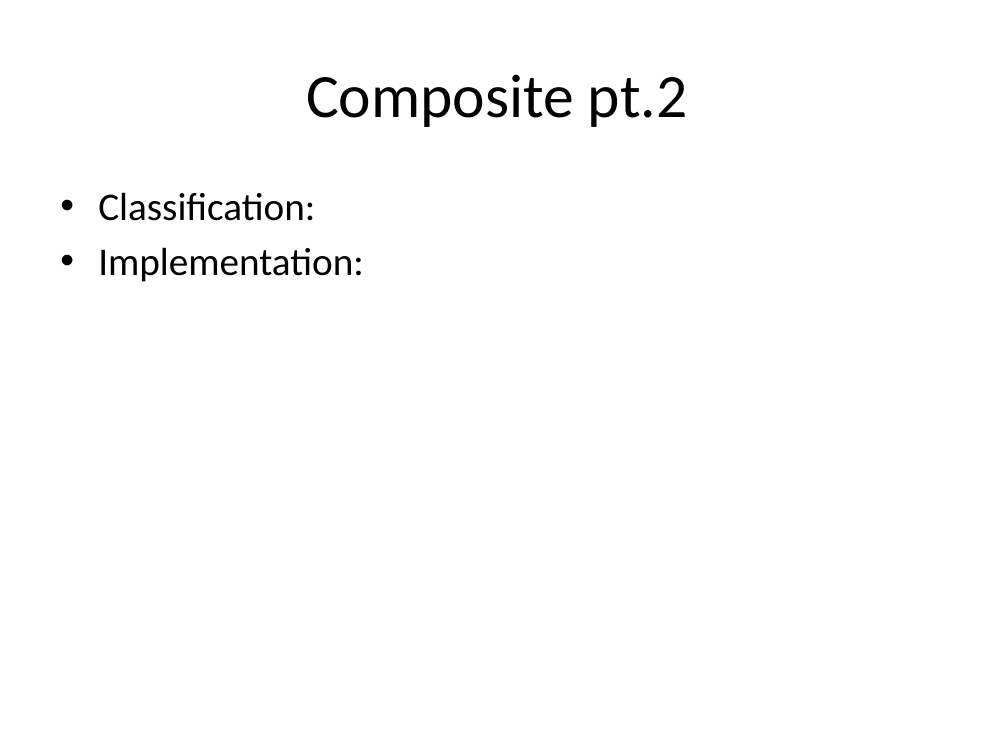
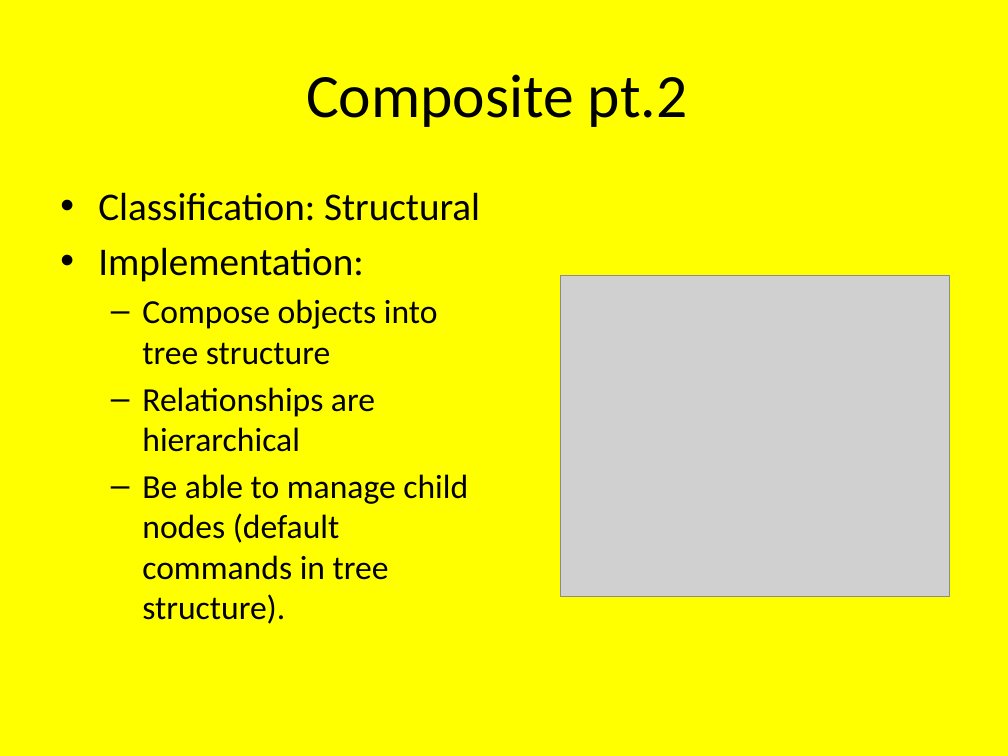
Before and after one commit to scurrymd/Software-Engineering, a slide deck: slide 19 of docs/UC Schedule App.pptx. Drawn at 1008x756 pixels with LibreOffice and Linux fonts; fonts in the diff are those of the drawing; grey boxes stand for pictures. Boxes give left, top, right and bottom in pixels: in the first picture for what was removed or moved away, otherwise in the second. Text is boxed around its words. In the diff, an @@ line names an element or a change of style, - is before the commit and + after.

```diff
--- a/docs/UC Schedule App.pptx
+++ b/docs/UC Schedule App.pptx
@@ background #FFFFFF to #FFFF00 @@
@@ text at (98, 192, 480, 221): text changed @@
-• Classification:
+• Classification: Structural
@@ text at (142, 299, 468, 624): paragraphs added @@
+  – Compose objects into tree structure
+  – Relationships are hierarchical
+  – Be able to manage child nodes (default commands in tree structure).
@@ picture added at (561, 275, 950, 596) @@
```
Also in this commit, not shown: 18 other slides changed, 1 slide added, 1 slide removed.
